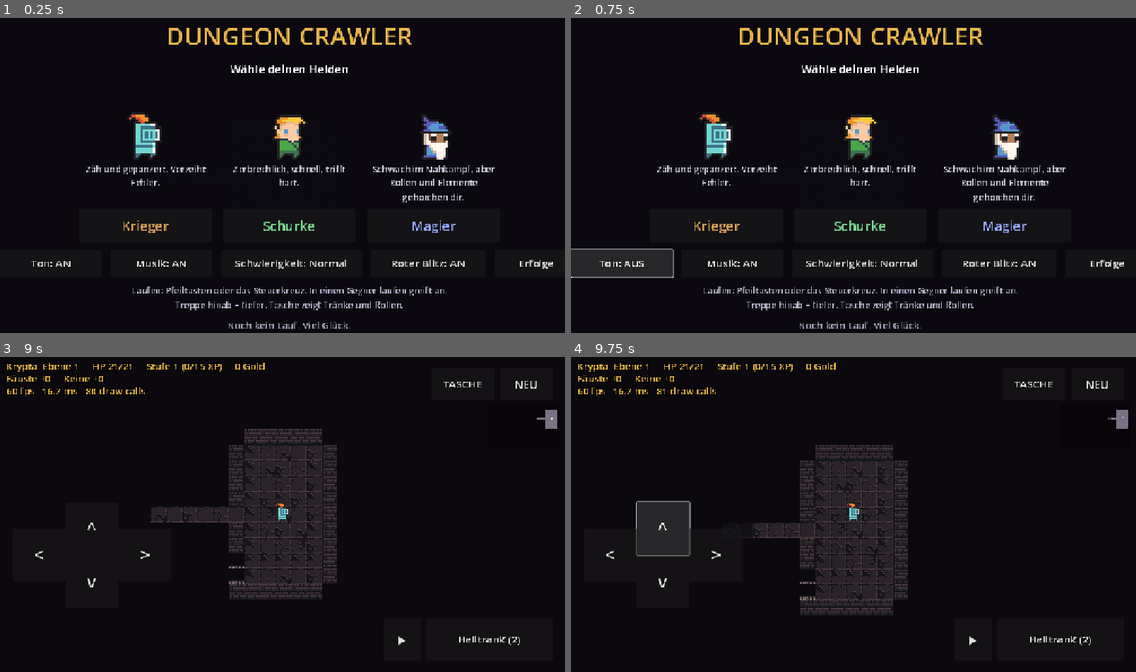
Above: before the commit, frames 1-4 (two rows, left to right).
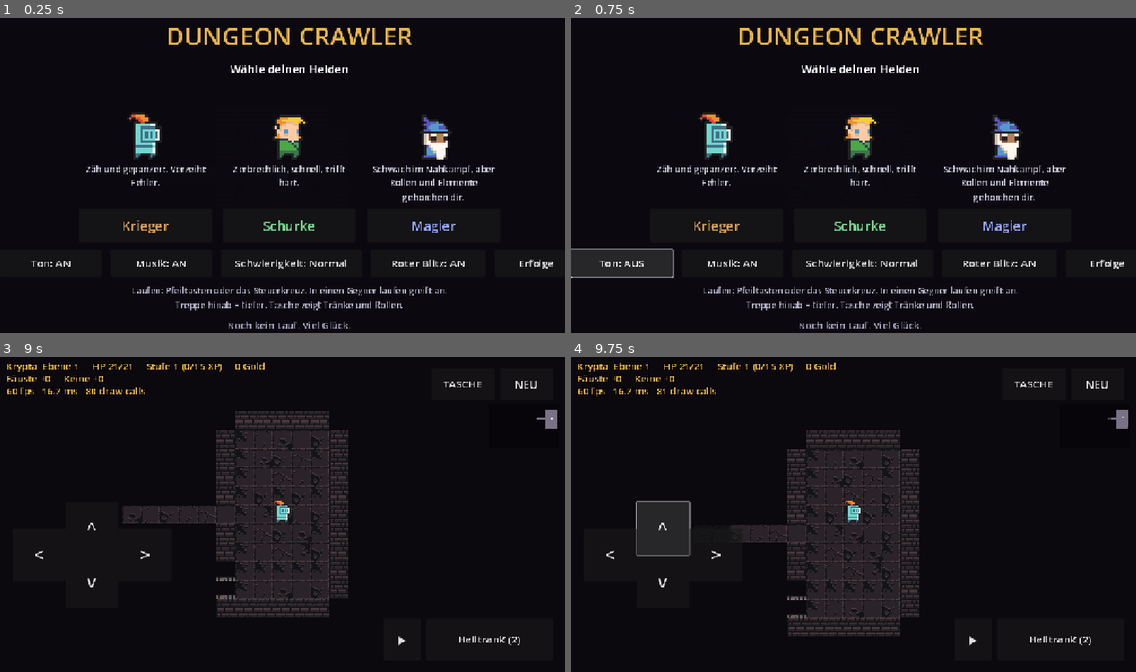
Above: after the commit, the same moments.

Repository: GermanDudeXX/dungeon-crawler
Game: Godot game, scene res://scenes/main.tscn
Same seed, same stepped clock (60 frames per second), same inputs: the game is played once before the commit and once after it.
Inputs:
- Up to frame 1 (0.25 s): no input
- Up to frame 2 (0.75 s): click "Ton: AN" at 0.5 s
- Up to frame 3 (9 s): click "Ton: AUS" at 1.25 s; click "Musik: AN" at 2 s; click "Musik: AUS" at 2.75 s; click "Roter Blitz: AN" at 3.5 s; click "Roter Blitz: AUS" at 4.25 s; click "Schwierigkeit: Normal" at 5 s; click "Schwierigkeit: Schwer" at 5.75 s; click "Schwierigkeit: Hardcore" at 6.5 s; click "Schwierigkeit: Leicht" at 7.25 s; click "Schwierigkeit: Normal" at 8 s; click "Krieger" at 8.75 s
- Up to frame 4 (9.75 s): click "^" at 9.5 s

The runs differ from the first frame. In frame 3, 5.9% of the frame differs, in the area x 21-62%, y 17-83%; in frame 4, 5.5%.

Commit message:
Godot: Zoom passt sich dem Bildschirm an, Elite sichtbar, Rollen beim Händler
- Der Zoom zielt auf dreißig Kacheln Breite statt auf einen festen Wert.
  Auf einem Handy im Querformat sah man sonst die ganze Ebene auf einmal
  und in einem kleinen Fenster ein Schlüsselloch; jetzt sind die Sprites
  überall so groß, wie sie gezeichnet wurden.
- Elitegegner tragen einen goldenen Schimmer, Wächter einen blauen,
  Bosse einen roten. Eine vertraute Silhouette, die gleich doppelt so
  hart zuschlägt, soll anders aussehen als die, die es nicht tut.
- Der Händler führt neben drei Tränken eine Schriftrolle - wer acht
  Fläschchen hat, hat sonst nichts mehr, wofür er sein Gold ausgeben
  könnte.

Co-Authored-By: Claude Opus 5 <noreply@anthropic.com>
Claude-Session: https://claude.ai/code/session_01WQiUvBCjkdxtXigdz77eh9

Diff:
--- a/godot/scripts/game.gd
+++ b/godot/scripts/game.gd
@@ -27,6 +27,8 @@
 const PROP_TILES := 1.6
 const ITEM_TILES := 1.1
 const MINIMAP_SCALE := 4
+# How much dungeon should be on screen at once, in tiles across.
+const TILES_ACROSS := 30.0
 
 # Scenery only, no rules: what a floor is dressed with.
 const DECOR := ["crate", "skull", "wall_banner_red", "wall_banner_blue",
@@ -151,9 +153,23 @@
 	add_child(_hero_node)
 
 	_camera = Camera2D.new()
-	_camera.zoom = Vector2(2.2, 2.2)
+	_fit_camera()
+	get_viewport().size_changed.connect(_fit_camera)
 	add_child(_camera)
 
+
+## Sets the zoom so that roughly the same slice of the dungeon is on
+## screen whatever shape the screen is.
+##
+## A fixed zoom means a phone in landscape sees the entire forty-tile
+## map at once while a small window sees a keyhole. Aiming at a number
+## of tiles instead keeps the sprites the size they were drawn to be.
+func _fit_camera() -> void:
+	if _camera == null:
+		return
+	var wide := float(get_viewport().get_visible_rect().size.x)
+	var zoom := clampf(wide / (TILES_ACROSS * float(TILE)), 1.6, 4.0)
+	_camera.zoom = Vector2(zoom, zoom)
 
 func _build_tileset() -> TileSet:
 	var tileset := TileSet.new()
@@ -314,7 +330,8 @@
 		for id in entry.get("stock", []):
 			stock.append(str(id))
 		shops.append({"cell": Vector2i(int(entry["x"]), int(entry["y"])),
-			"kind": str(entry["kind"]), "stock": stock})
+			"kind": str(entry["kind"]), "stock": stock,
+			"scroll": str(entry.get("scroll", ""))})
 	chest = null
 	if save["chest"] != null:
 		var c: Dictionary = save["chest"]
@@ -624,7 +641,12 @@
 				var id: String = Data.pick_potion(depth, rng, false)
 				if not stock.has(id):
 					stock.append(id)
-			shops.append({"cell": spot, "kind": "merchant", "stock": stock})
+			# And one scroll, so gold has something to buy that is not a
+			# flask - a merchant who only sells potions is a merchant you
+			# stop visiting once you have eight.
+			var paper: String = Data.SCROLLS[rng.randi() % Data.SCROLLS.size()]["id"]
+			shops.append({"cell": spot, "kind": "merchant", "stock": stock,
+				"scroll": paper})
 	if depth >= 4 and rng.randf() < 0.3:
 		var spot = _shopkeeper_spot(spawn_rooms)
 		if spot != null:
@@ -1538,13 +1560,24 @@
 func buy(what: String) -> void:
 	if shop_open == null:
 		return
-	match ("potion" if what.begins_with("potion:") else what):
+	var kind: String = what
+	if what.begins_with("potion:"):
+		kind = "potion"
+	elif what.begins_with("scroll:"):
+		kind = "scroll"
+	match kind:
 		"potion":
 			var id: String = what.substr(7) if what.begins_with("potion:") else Data.DEFAULT_POTION
 			var potion := Data.potion_by_id(id)
 			if _spend(price(int(potion["price"]))):
 				player.add_potion(id)
 				say("Gekauft: %s." % potion["name"])
+		"scroll":
+			var paper_id: String = what.substr(7)
+			var scroll := Data.scroll_by_id(paper_id)
+			if _spend(price(int(scroll["price"]))):
+				player.scrolls[paper_id] = int(player.scrolls.get(paper_id, 0)) + 1
+				say("Gekauft: %s." % scroll["name"])
 		"weapon":
 			# The smith hammers on what you carry rather than selling you a
 			# new one: that is the whole reason he exists, and it keeps the
@@ -2082,7 +2115,19 @@
 	sprite.visible = lit.has(monster.cell())
 	# Asleep is worth seeing: it is the difference between walking
 	# past something and waking it.
-	sprite.modulate = Color(0.62, 0.62, 0.78) if not monster.awake else Color.WHITE
+	# Asleep is pale; an elite wears a tint of its own so a familiar
+	# silhouette that is about to hit twice as hard looks different from
+	# the one that is not.
+	if not monster.awake:
+		sprite.modulate = Color(0.62, 0.62, 0.78)
+	elif monster.is_boss:
+		sprite.modulate = Color(1.0, 0.80, 0.70)
+	elif monster.is_keeper:
+		sprite.modulate = Color(0.85, 0.95, 1.0)
+	elif monster.is_elite:
+		sprite.modulate = Color(1.0, 0.92, 0.55)
+	else:
+		sprite.modulate = Color.WHITE
 
 	var bar: ColorRect = sprite.get_node_or_null("health")
 	if bar != null:
@@ -3181,6 +3226,10 @@
 		for id in shop_open.get("stock", []):
 			var potion := Data.potion_by_id(id)
 			offers.append(["potion:" + id, potion["name"], price(int(potion["price"]))])
+		var paper: String = shop_open.get("scroll", "")
+		if paper != "":
+			var scroll := Data.scroll_by_id(paper)
+			offers.append(["scroll:" + paper, scroll["name"], price(int(scroll["price"]))])
 
 	for i in _shop_buttons.size():
 		var button: Button = _shop_buttons[i]
--- a/godot/scripts/save.gd
+++ b/godot/scripts/save.gd
@@ -68,7 +68,7 @@
 	var shops: Array = []
 	for shop in game.shops:
 		shops.append({"x": shop["cell"].x, "y": shop["cell"].y, "kind": shop["kind"],
-			"stock": shop.get("stock", [])})
+			"stock": shop.get("stock", []), "scroll": shop.get("scroll", "")})
 
 	var p = game.player
 	var data := {
